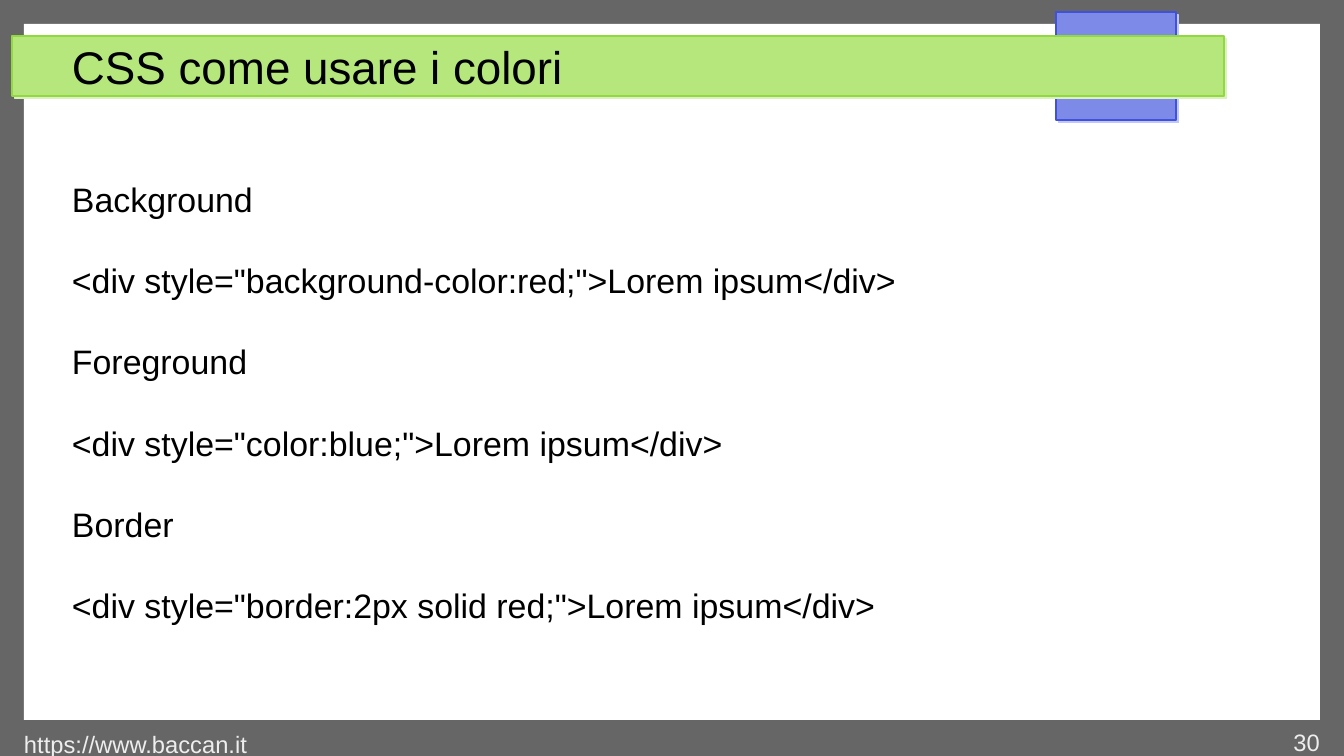
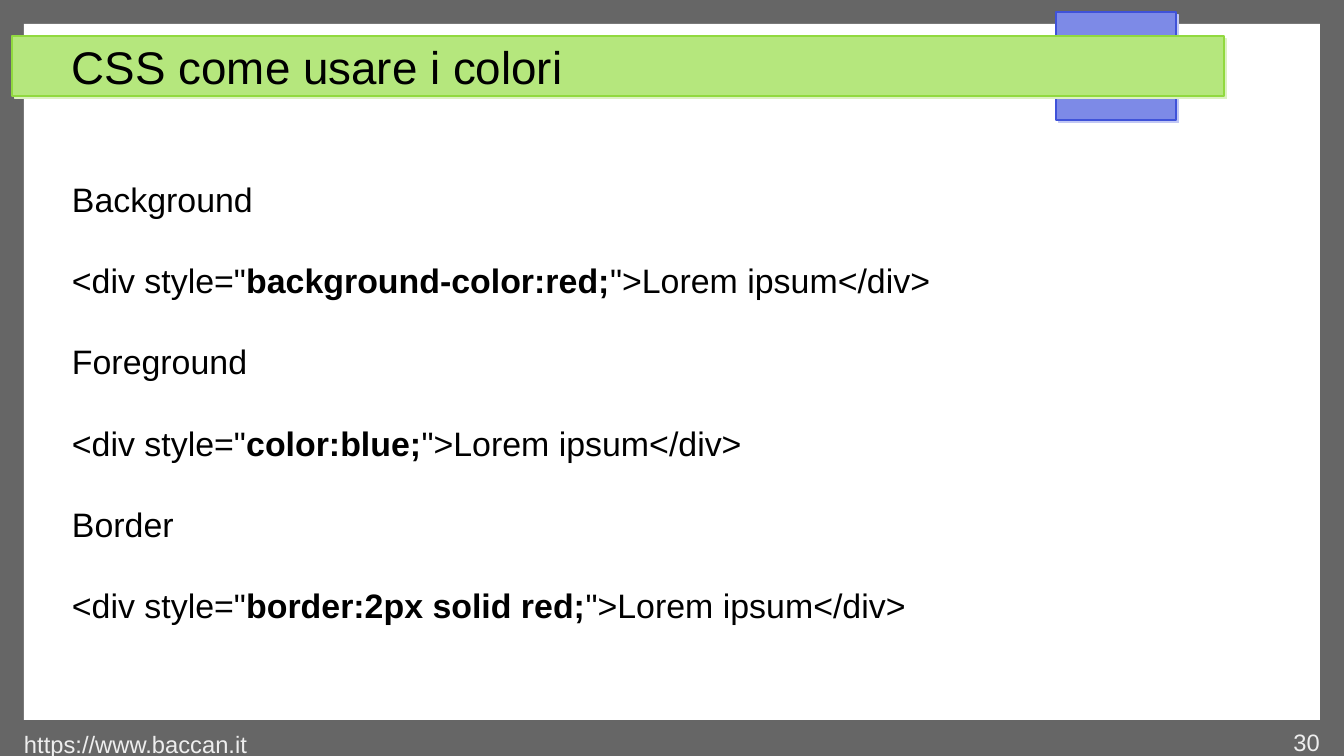
Before and after one commit to matteobaccan/CorsoCSS, a slide deck: slide 30 of Chapter_css.odp. Drawn at 1344x756 pixels with LibreOffice and Linux fonts; fonts in the diff are those of the drawing. Boxes give left, top, right and bottom in pixels: in the first picture for what was removed or moved away, otherwise in the second. Text is boxed around its words. In the diff, an @@ line names an element or a change of style, - is before the commit and + after.

Commit message:
Border, padding e margin

```diff
--- a/Chapter_css.odp
+++ b/Chapter_css.odp
@@ text at (x1=72, y1=268, x2=930, y2=625): bold on in "style="background-color:red;">Lorem", "style="color:blue;">Lorem", "style="border:2px solid red;">Lorem" @@
```
Also in this commit, not shown: 3 other slides changed, 11 slides added, 10 other files.
